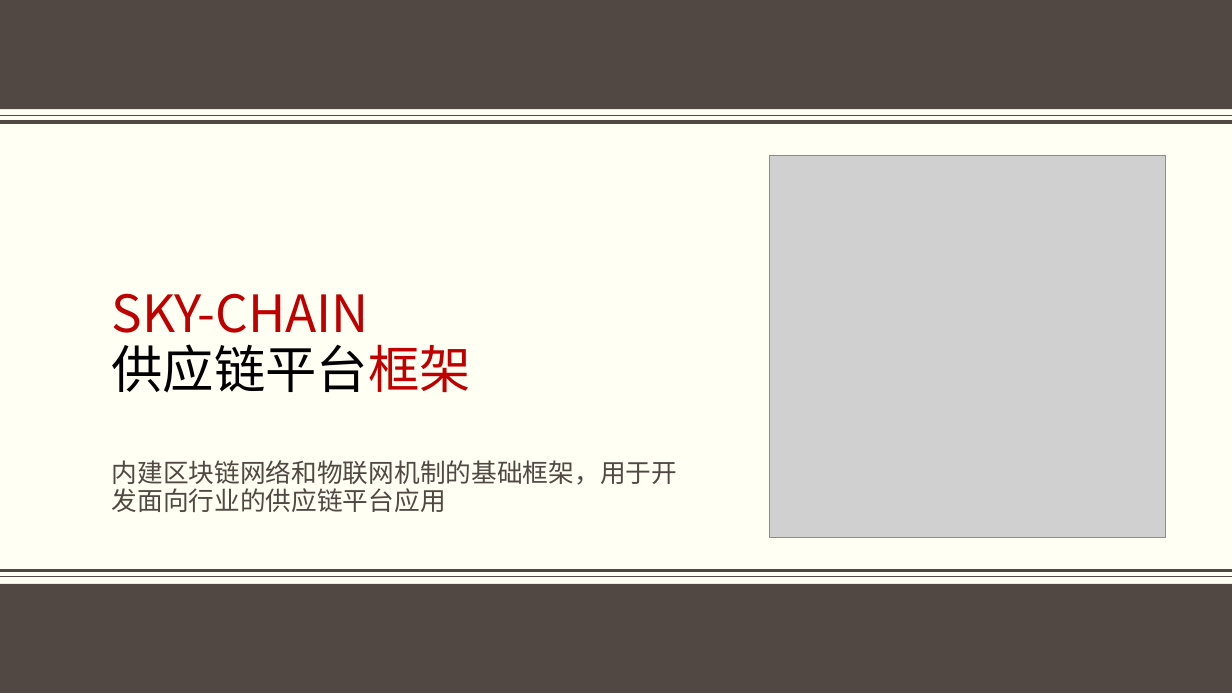
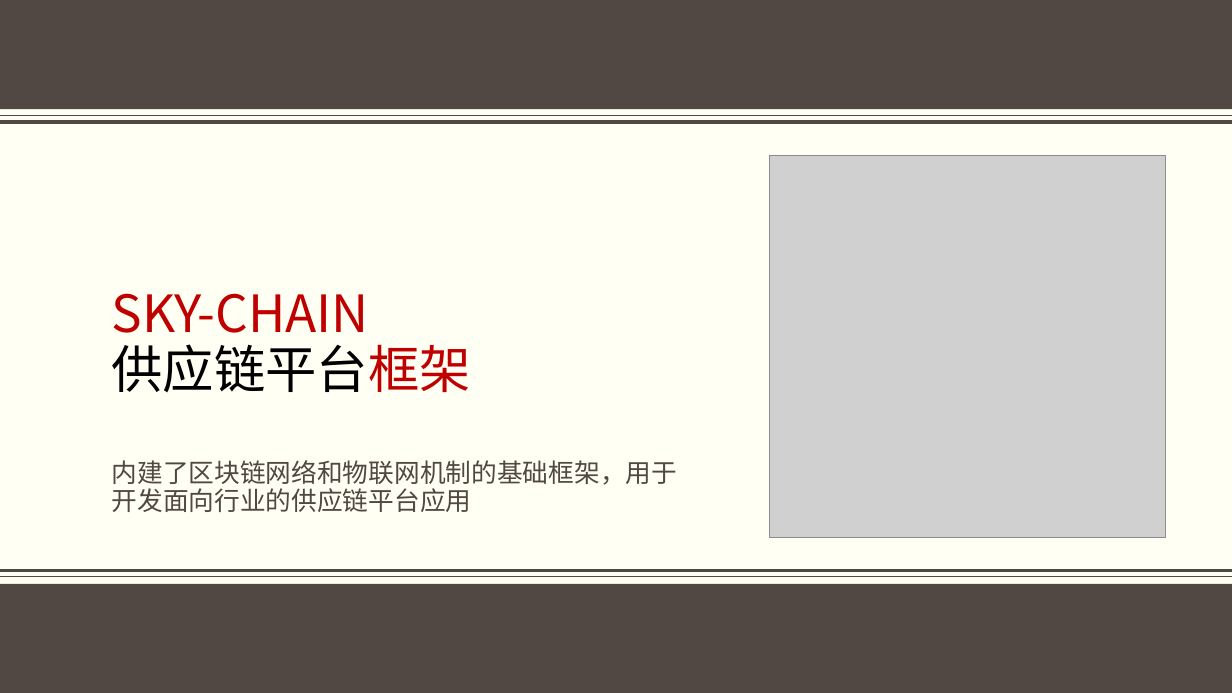
Before and after one commit to jzgi/chainfx, a slide deck: slide 1 of Docs/intro.pptx. Drawn at 1232x693 pixels with LibreOffice and Linux fonts; fonts in the diff are those of the drawing; grey boxes stand for pictures; background and template pictures are left out. Boxes give left, top, right and bottom in pixels: in the first picture for what was removed or moved away, otherwise in the second. Text is boxed around its words. In the diff, an @@ line names an element or a change of style, - is before the commit and + after.

```diff
--- a/Docs/intro.pptx
+++ b/Docs/intro.pptx
@@ subtitle at box(112, 460, 678, 512): text changed @@
-内建区块链网络和物联网机制的基础框架，用于开发面向行业的供应链平台应用
+内建了区块链网络和物联网机制的基础框架，用于开发面向行业的供应链平台应用
```
Also in this commit, not shown: 2 other slides changed, 15 other files.
